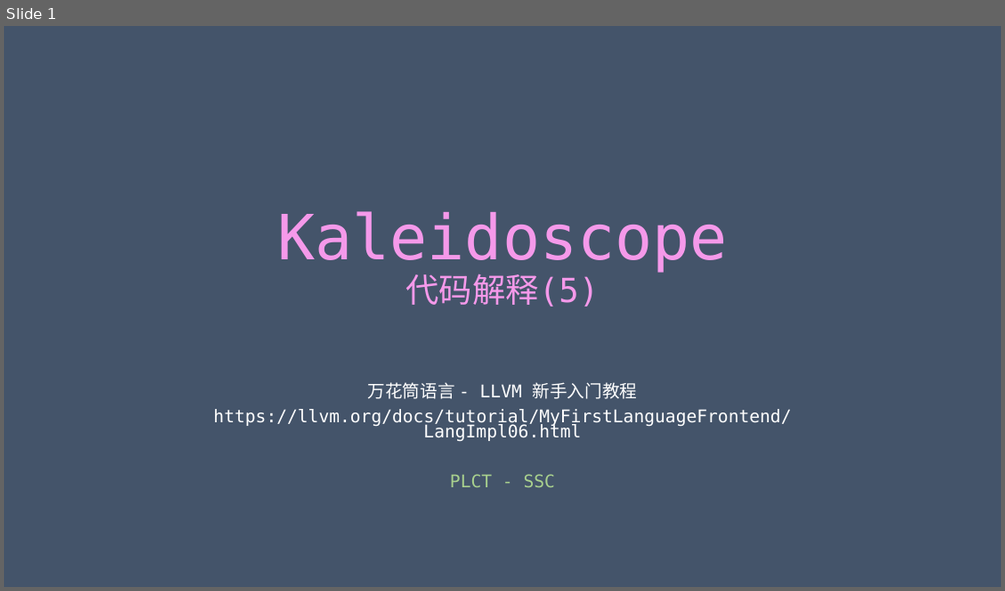
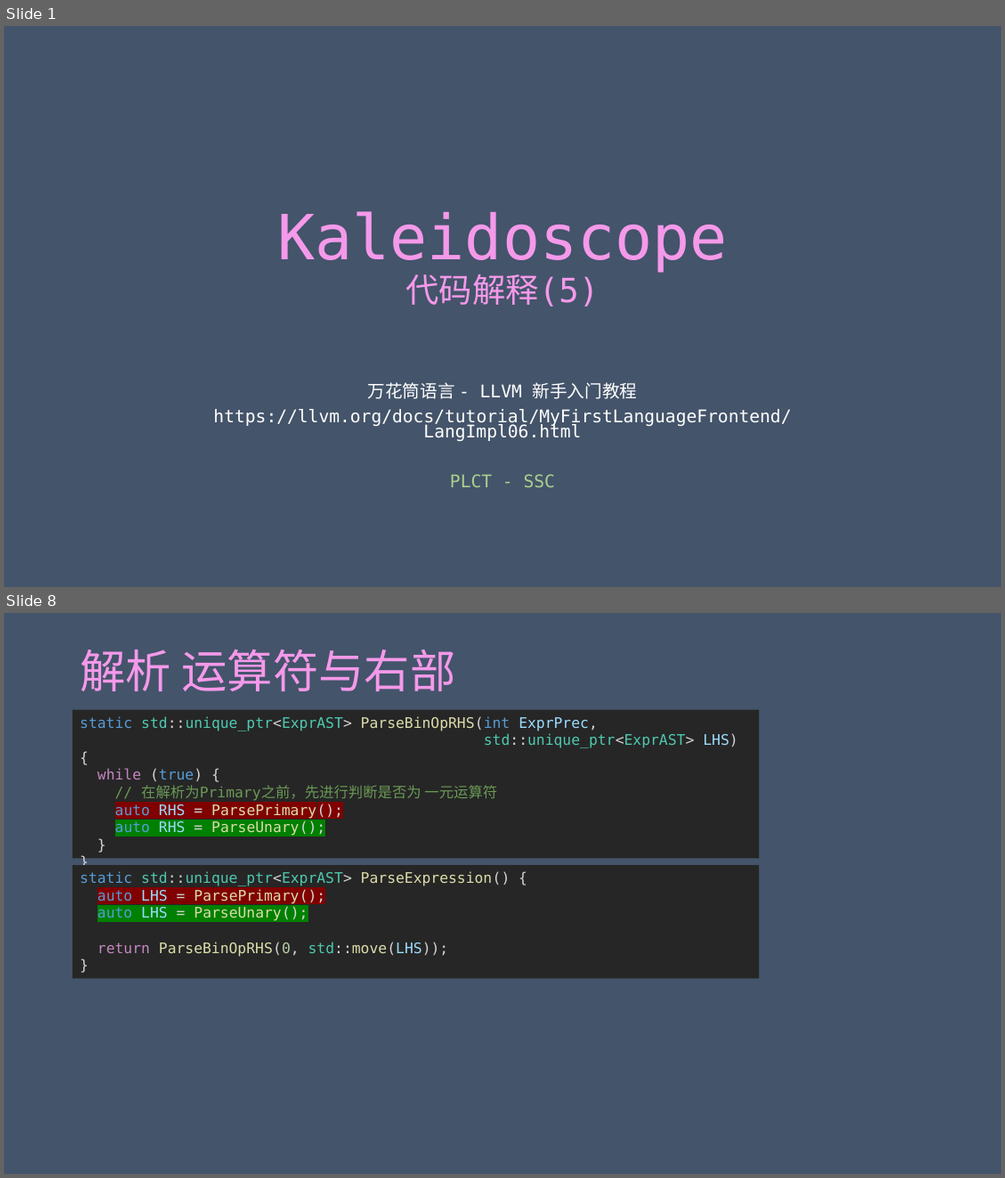
Before and after one commit to achieveartificialintelligence/download, a slide deck: Kaleidoscope/Ch6/Kaleidoscope.pptx. Shown one above the other, each under a label of ours: slide 1 before the commit, slides 1 and 8 after it; the slides between them are not shown. The pictures are 1005x591 and 1005x1178 pixels, drawn with LibreOffice and Linux fonts; fonts in the diff are those of the drawing. Boxes give left, top, right and bottom in pixels: in the first picture for what was removed or moved away, otherwise in the second. Text is boxed around its words. In the diff, an @@ line names an element or a change of style, - is before the commit and + after.

```diff
--- a/Kaleidoscope/Ch6/Kaleidoscope.pptx
+++ b/Kaleidoscope/Ch6/Kaleidoscope.pptx
@@ slide 8 added at box(4, 613, 1001, 1174), background #44546A @@
@@ title added at box(80, 649, 456, 691), 44 pt, text gradient #F599EA to #89D1EB @@
+解析 运算符与右部
@@ rectangle added at box(73, 709, 760, 859), fill #262626, 14 pt, text #4EC9B0 @@
+static std::unique_ptr<ExprAST> ParseBinOpRHS(int ExprPrec,
+std::unique_ptr<ExprAST> LHS) {
+while (true) {
+// 在解析为Primary之前，先进行判断是否为 一元运算符
+auto RHS = ParsePrimary();
+auto RHS = ParseUnary();
+}
+}
@@ rectangle added at box(73, 865, 760, 978), fill #262626, 14 pt, text #DCDCAA @@
+static std::unique_ptr<ExprAST> ParseExpression() {
+auto LHS = ParsePrimary();
+auto LHS = ParseUnary();
+return ParseBinOpRHS(0, std::move(LHS));
+}
```
Also in this commit, not shown: 7 other slides added, 1 other file.
